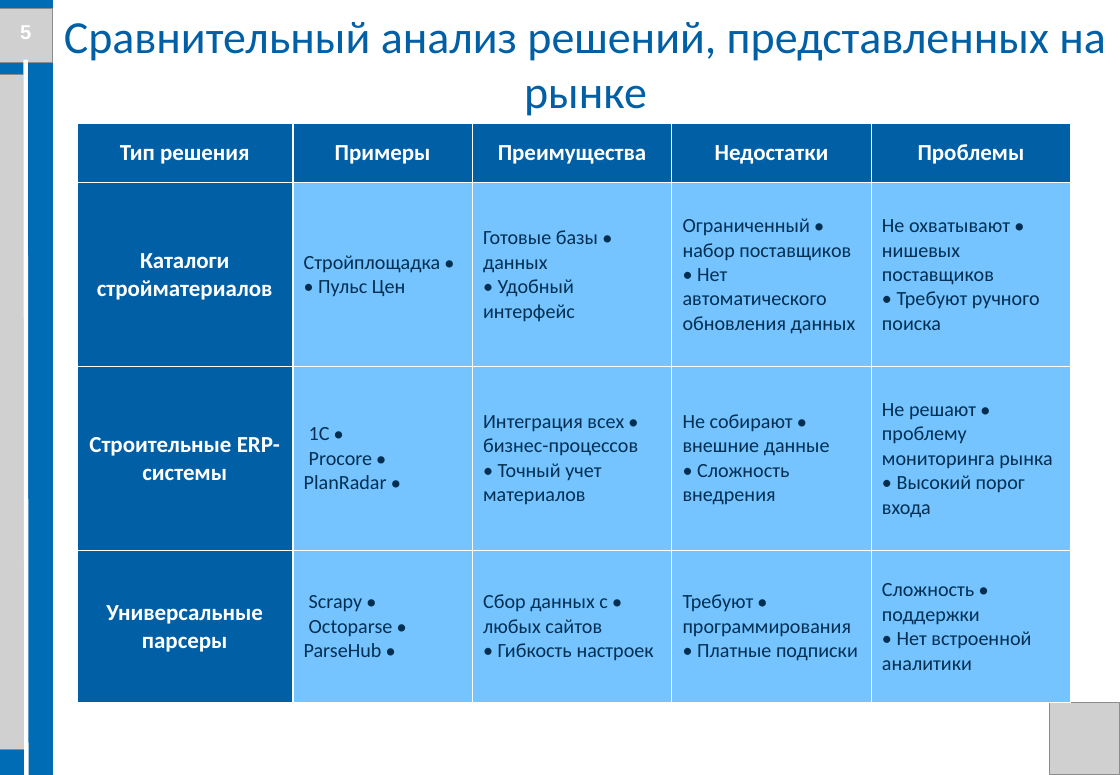
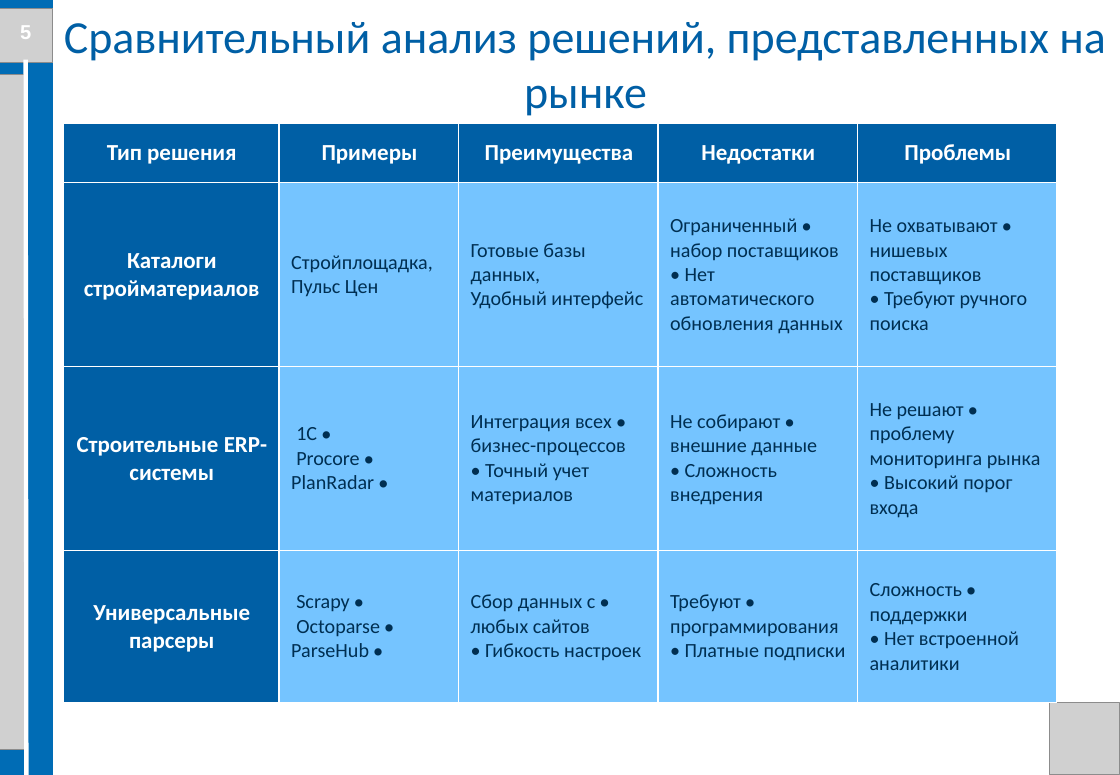
Before and after one commit to Evgenij1234/Diplom-work, a slide deck: slide 5 of Documents/Презентация диплома Семенов Е.А. БПЦ 21-01.pptx. Drawn at 1120x775 pixels with LibreOffice and Linux fonts; fonts in the diff are those of the drawing; grey boxes stand for pictures; background and template pictures are left out. Boxes give left, top, right and bottom in pixels: in the first picture for what was removed or moved away, otherwise in the second. Text is boxed around its words. In the diff, an @@ line names an element or a change of style, - is before the commit and + after.

```diff
--- a/Documents/Презентация диплома Семенов Е.А. БПЦ 21-01.pptx
+++ b/Documents/Презентация диплома Семенов Е.А. БПЦ 21-01.pptx
@@ table at bbox=[63, 123, 1058, 703] @@
-row 2, column 2: • Стройплощадка • Пульс Цен
+row 2, column 2: Стройплощадка, Пульс Цен
-row 2, column 3: • Готовые базы данных • Удобный интерфейс
+row 2, column 3: Готовые базы данных, Удобный интерфейс
@@ table: place and size @@
-table at bbox=[77, 123, 1071, 703]
+table at bbox=[63, 123, 1058, 703]
```
Also in this commit, not shown: 1 other file.
